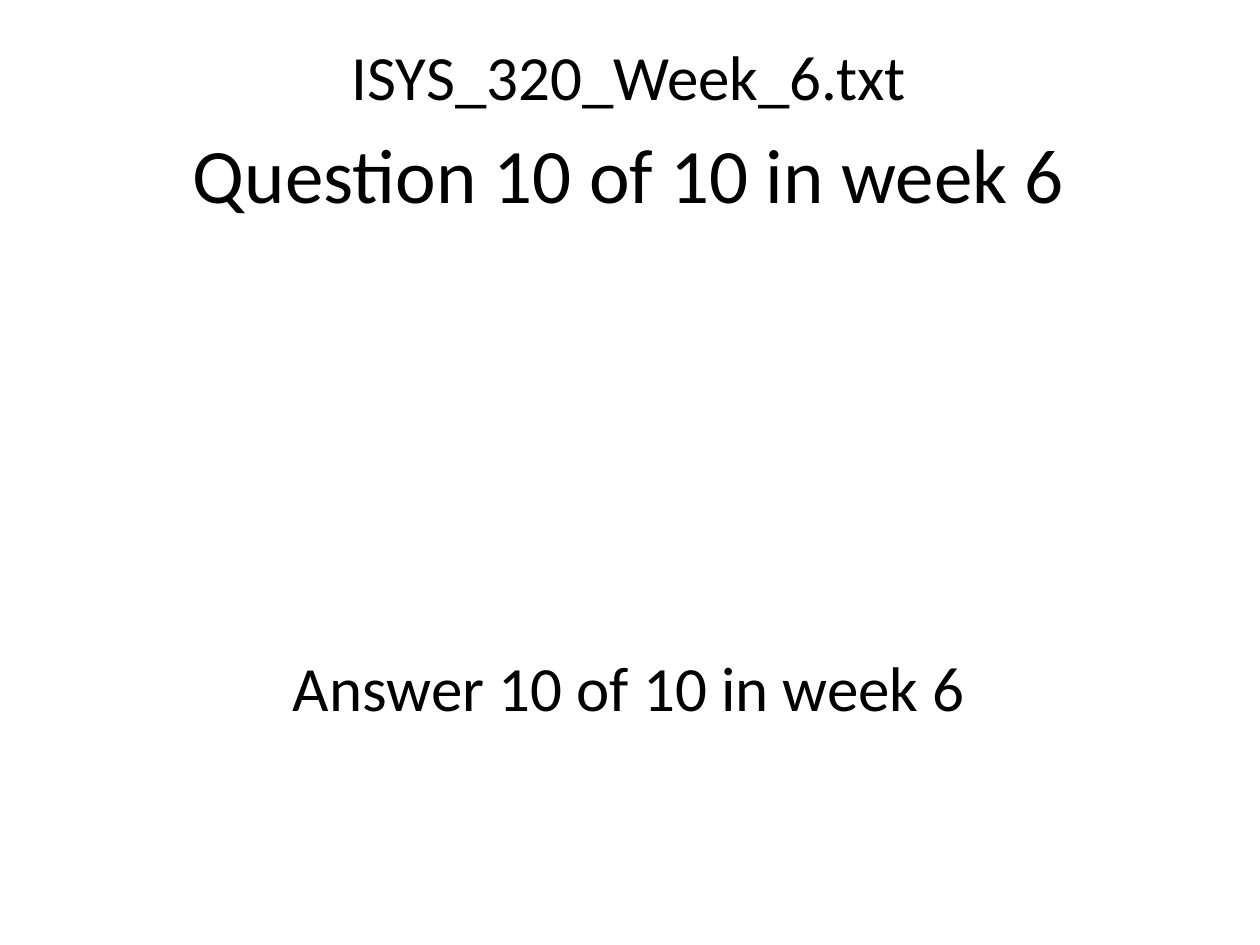
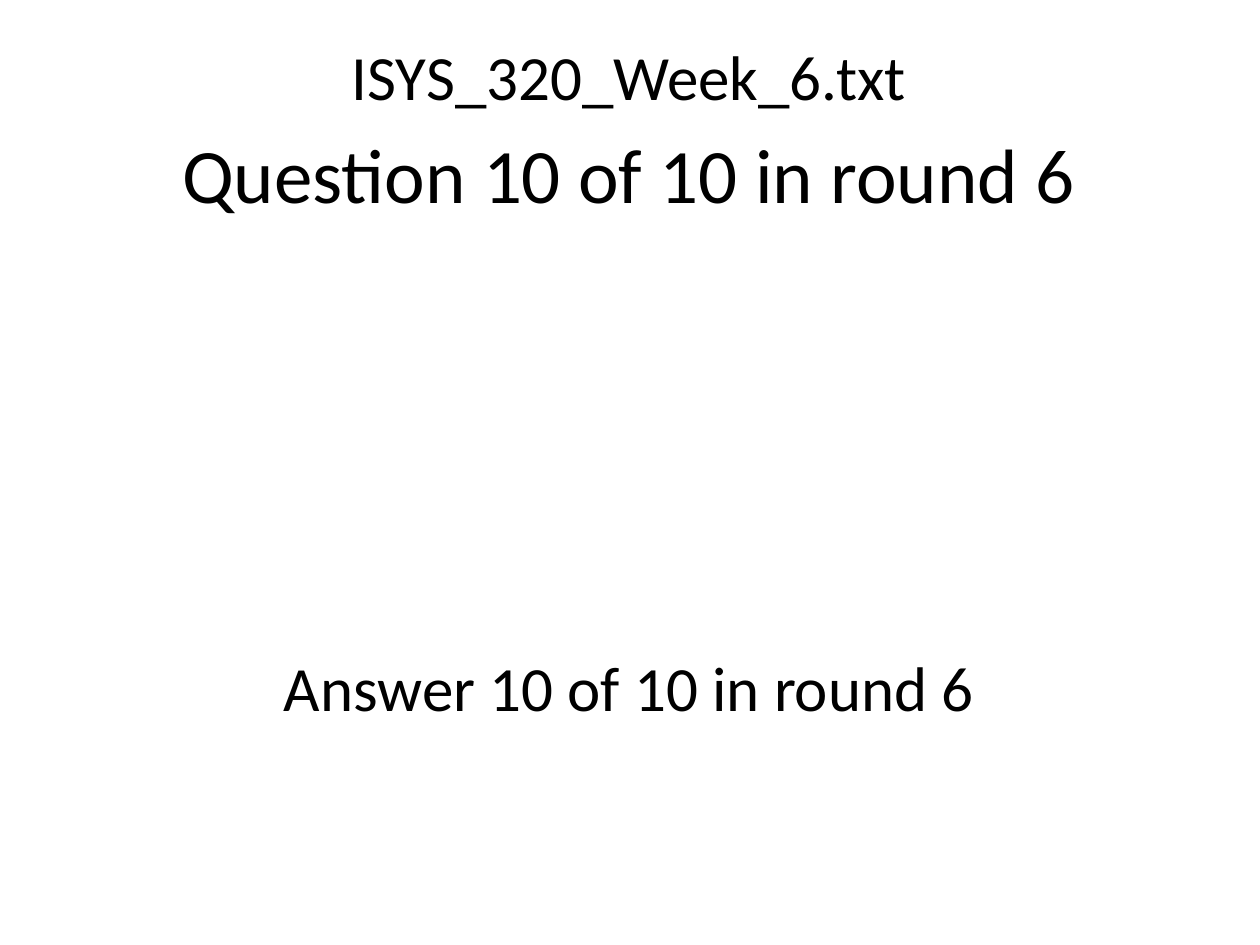
Before and after one commit to Maryville-SP2018-ISYS-320-1W/trivia-night-creator-dstonemary, a slide deck: slide 77 of TriviaNight.pptx. Drawn at 1260x945 pixels with LibreOffice and Linux fonts; fonts in the diff are those of the drawing. Boxes give left, top, right and bottom in pixels: in the first picture for what was removed or moved away, otherwise in the second. Text is boxed around its words. In the diff, an @@ line names an element or a change of style, - is before the commit and + after.

Commit message:
Week 6 : Project Assignment #2

```diff
--- a/TriviaNight.pptx
+++ b/TriviaNight.pptx
@@ text at bbox=[182, 149, 1074, 214]: text changed @@
-Question 10 of 10 in week 6
+Question 10 of 10 in round 6
@@ text at bbox=[284, 667, 974, 712]: text changed @@
-Answer 10 of 10 in week 6
+Answer 10 of 10 in round 6
```
Also in this commit, not shown: 99 other slides changed, 1 other file.
